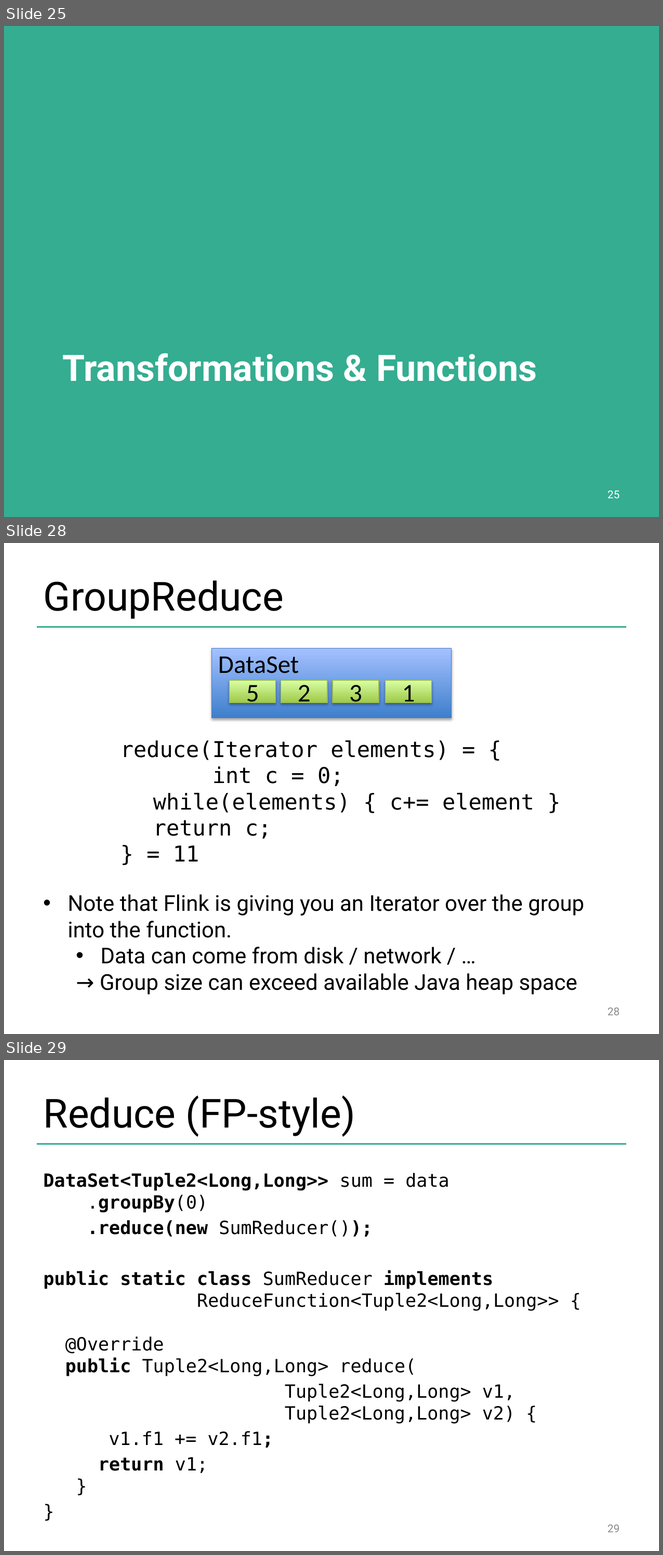
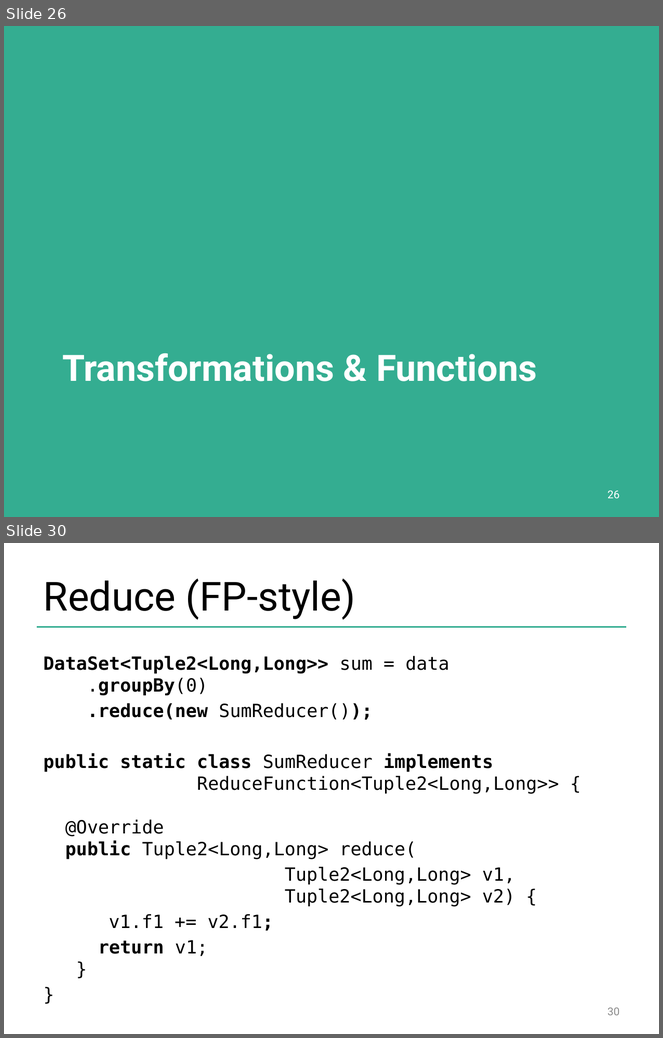
Before and after one commit to dataArtisans/flink-training-web, a slide deck: slides/flink_batch_advanced.pptx. Shown one above the other, each under a label of ours: slides 25, 28 and 29 before the commit, slides 26 and 30 after it; the slides between them are not shown. The pictures are 663x1555 and 663x1038 pixels, drawn with LibreOffice and Linux fonts; fonts in the diff are those of the drawing; background and template pictures are left out. Boxes give left, top, right and bottom in pixels: in the first picture for what was removed or moved away, otherwise in the second. Text is boxed around its words. In the diff, an @@ line names an element or a change of style, - is before the commit and + after.

```diff
--- a/slides/flink_batch_advanced.pptx
+++ b/slides/flink_batch_advanced.pptx
@@ slide 28 removed at bbox=[4, 543, 659, 1034], background #FFFFFF; not listed: 1 template element that a slide beside it also shows @@
@@ title removed at bbox=[44, 580, 284, 619] @@
-GroupReduce
@@ group removed at bbox=[211, 649, 452, 719]: 5 rectangles, 1 text @@
-DataSet
-5
-2
-3
-1
@@ text removed at bbox=[120, 741, 534, 862] @@
-reduce(Iterator elements) = {
-int c = 0;
-while(elements) { c+= element }
-return c;
-} = 11
@@ text removed at bbox=[68, 895, 584, 995] @@
-• Note that Flink is giving you an Iterator over the group into the function.
-  • Data can come from disk / network / …
-  → Group size can exceed available Java heap space
@@ page number removed at bbox=[608, 1008, 620, 1016] @@
-28
@@ what was slide 25 is now slide 26 @@
@@ page number at bbox=[608, 491, 620, 499]: text changed @@
-25
+26
@@ what was slide 29 is now slide 30 @@
@@ page number at bbox=[608, 1008, 620, 1016]: text changed @@
-29
+30
```
Also in this commit, not shown: 11 slides changed, 10 slides added, 6 other slides removed.
